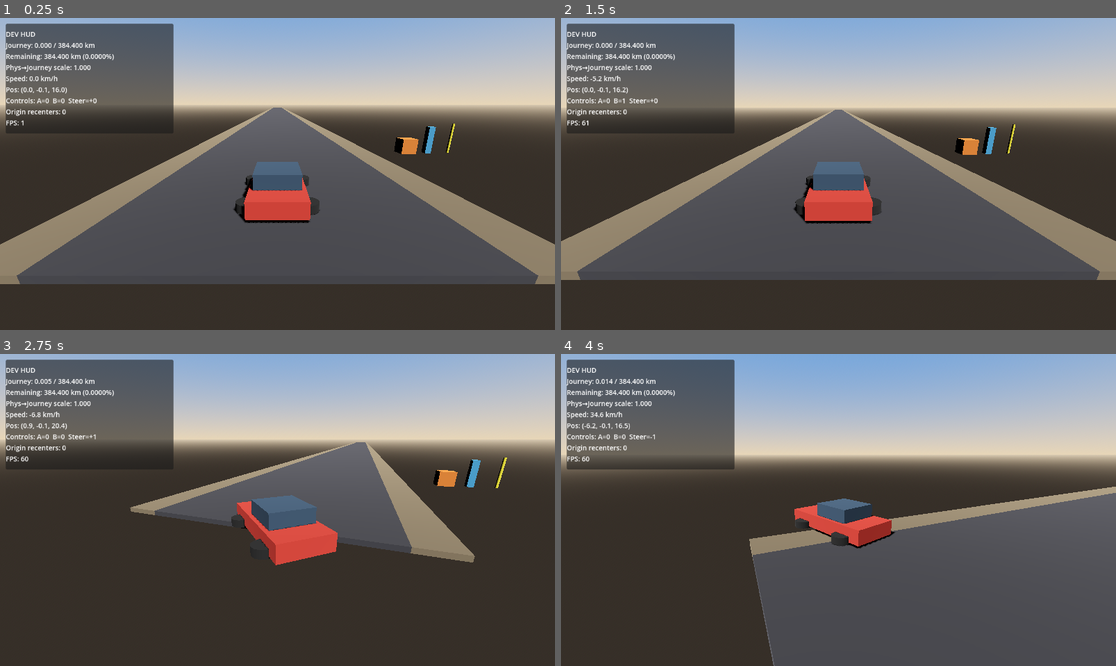
Above: before the commit, frames 1-4 (two rows, left to right).
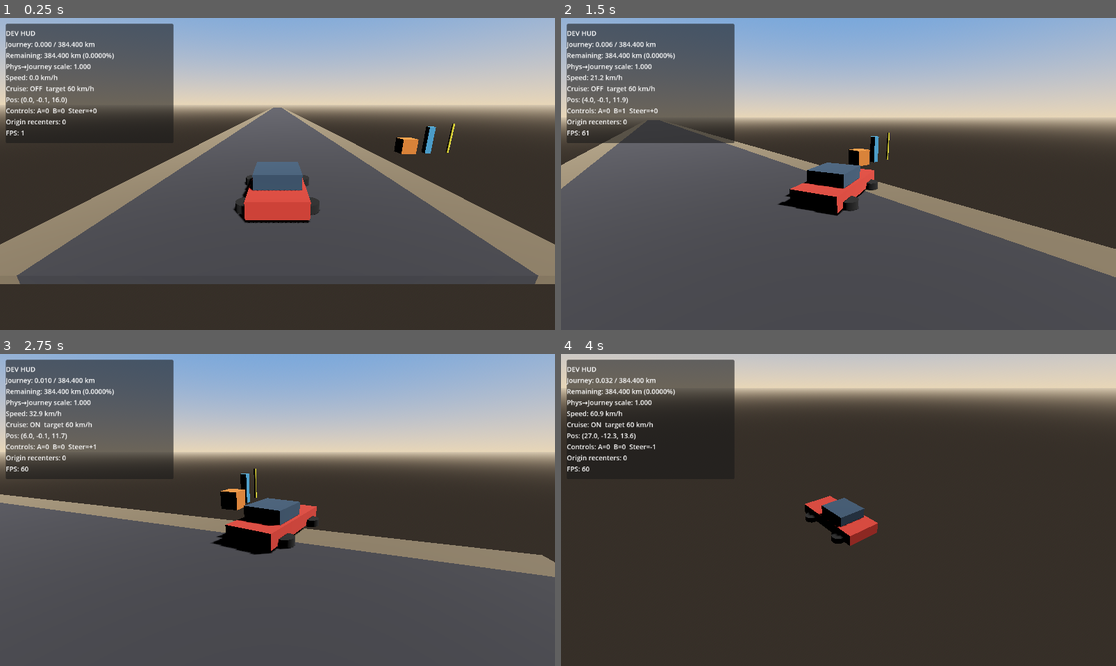
Above: after the commit, the same moments.

Repository: jacquesmoraes/moon-road
Game: Godot game, scene res://scenes/test/DrivingSandbox.tscn
Same seed, same stepped clock (60 frames per second), same inputs: the game is played once before the commit and once after it.
Inputs:
- Up to frame 1 (0.25 s): no input
- Up to frame 2 (1.5 s): hold D (vehicle_right) 0.53-1.28 s; tap C (vehicle_cruise_toggle, bound only after the commit) at 0.6, 1.35 s; hold S (vehicle_brake) from 1.28 s (still down)
- Up to frame 3 (2.75 s): release S (vehicle_brake) at 2.03 s; hold D (vehicle_right) from 2.03 s (still down); tap C (vehicle_cruise_toggle, bound only after the commit) at 2.1 s
- Up to frame 4 (4 s): release D (vehicle_right) at 2.78 s; hold W (vehicle_accelerate) 2.78-3.53 s; tap C (vehicle_cruise_toggle, bound only after the commit) at 2.85, 3.6 s; hold A (vehicle_left) from 3.53 s (still down)

The runs differ from the first frame. In frame 1, 1.3% of the frame differs, in the area x 1-21%, y 4-39%; in frame 2, 43%; in frame 3, 61%; in frame 4, 70%, in the area x 0-100%, y 0-100%.

Commit message:
feat: add vehicle cruise control
Co-authored-by: jacquesbarrosmoraes <jacquesbarrosmoraes@gmail.com>

Diff:
--- a/project.godot
+++ b/project.godot
@@ -46,6 +46,11 @@
 , Object(InputEventKey,"resource_local_to_scene":false,"resource_name":"","device":-1,"window_id":0,"alt_pressed":false …(186 unchanged characters)…
 ]
 }
+vehicle_cruise_toggle={
+"deadzone": 0.2,
+"events": [Object(InputEventKey,"resource_local_to_scene":false,"resource_name":"","device":-1,"window_id":0,"alt_pressed":false,"shift_pressed":false,"ctrl_pressed":false,"meta_pressed":false,"pressed":false,"keycode":0,"physical_keycode":67,"key_label":0,"unicode":99,"location":0,"echo":false,"script":null)
+]
+}
 
 [rendering]
 
--- a/scenes/ui/DrivingDebugHUD.tscn
+++ b/scenes/ui/DrivingDebugHUD.tscn
@@ -13,7 +13,7 @@
 offset_left = 12.0
 offset_top = 12.0
 offset_right = 360.0
-offset_bottom = 240.0
+offset_bottom = 260.0
 theme_override_constants/margin_left = 0
 theme_override_constants/margin_top = 0
 
--- a/scripts/test/drive_smoke.gd
+++ b/scripts/test/drive_smoke.gd
@@ -1,12 +1,16 @@
 extends SceneTree
-## Headless smoke: road recycling + repeated world origin recentering; journey keeps rising.
+## Headless smoke: cruise-control hold + road recycle/recenter; journey keeps rising.
 
 const PHASE_ACCEL := 0
-const PHASE_CRUISE := 1
-const PHASE_DONE := 2
-
-## Long enough to cross several recenter zones at ~24 m/s with recenter_distance=500.
-const CRUISE_DURATION_SEC := 90.0
+const PHASE_ENGAGE_CRUISE := 1
+const PHASE_HOLD_SETTLE := 2
+const PHASE_HOLD_SAMPLE := 3
+const PHASE_LONG_DRIVE := 4
+const PHASE_DONE := 5
+
+const HOLD_SETTLE_SEC := 4.0
+const HOLD_SAMPLE_SEC := 6.0
+const LONG_DRIVE_TOTAL_SEC := 90.0
 
 var _phase: int = PHASE_ACCEL
 var _phase_time: float = 0.0
@@ -26,6 +30,11 @@
 var _initial_pool_count: int = 0
 var _max_pool_count: int = 0
 var _journey_mid: float = -1.0
+var _cruise_speed_sum: float = 0.0
+var _cruise_speed_count: int = 0
+var _cruise_speed_min: float = 9999.0
+var _cruise_speed_max: float = -9999.0
+var _cruise_target_ms: float = 0.0
 
 
 func _initialize() -> void:
@@ -76,6 +85,9 @@
 		quit(1)
 		return
 	_journey.call("reset_journey")
+
+	if _vehicle.has_method("get_cruise_target_speed_ms"):
+		_cruise_target_ms = float(_vehicle.call("get_cruise_target_speed_ms"))
 
 	_set_phase(PHASE_ACCEL)
 	physics_frame.connect(_on_physics_frame)
@@ -86,12 +98,20 @@
 	Input.action_release("vehicle_brake")
 	Input.action_release("vehicle_left")
 	Input.action_release("vehicle_right")
+	Input.action_release("vehicle_cruise_toggle")
 	_phase = phase
 	_phase_time = 0.0
 
 	match phase:
-		PHASE_ACCEL, PHASE_CRUISE:
+		PHASE_ACCEL:
 			Input.action_press("vehicle_accelerate")
+		PHASE_ENGAGE_CRUISE:
+			# Use API only — pressing the toggle action would flip cruise back off via just_pressed.
+			if _vehicle.has_method("set_cruise_control_active"):
+				_vehicle.call("set_cruise_control_active", true)
+		PHASE_HOLD_SETTLE, PHASE_HOLD_SAMPLE, PHASE_LONG_DRIVE:
+			if _vehicle.has_method("set_cruise_control_active"):
+				_vehicle.call("set_cruise_control_active", true)
 		PHASE_DONE:
 			_finish()
 
@@ -123,8 +143,14 @@
 	var pool_now := int(_road_manager.call("get_pool_node_count"))
 	_max_pool_count = maxi(_max_pool_count, pool_now)
 
-	if _elapsed >= CRUISE_DURATION_SEC * 0.5 and _journey_mid < 0.0:
+	if _elapsed >= LONG_DRIVE_TOTAL_SEC * 0.5 and _journey_mid < 0.0:
 		_journey_mid = float(_journey.call("get_current_distance_km"))
+
+	if _phase == PHASE_HOLD_SAMPLE:
+		_cruise_speed_sum += speed
+		_cruise_speed_count += 1
+		_cruise_speed_min = minf(_cruise_speed_min, speed)
+		_cruise_speed_max = maxf(_cruise_speed_max, speed)
 
 	if not pos.is_finite() or not _vehicle.velocity.is_finite() or not is_finite(speed):
 		push_error("drive_smoke: unstable at t=%.2f pos=%s" % [_elapsed, pos])
@@ -144,9 +170,18 @@
 	match _phase:
 		PHASE_ACCEL:
 			if _phase_time >= 3.0:
-				_set_phase(PHASE_CRUISE)
-		PHASE_CRUISE:
-			if _elapsed >= CRUISE_DURATION_SEC:
+				_set_phase(PHASE_ENGAGE_CRUISE)
+		PHASE_ENGAGE_CRUISE:
+			if _phase_time >= 0.1:
+				_set_phase(PHASE_HOLD_SETTLE)
+		PHASE_HOLD_SETTLE:
+			if _phase_time >= HOLD_SETTLE_SEC:
+				_set_phase(PHASE_HOLD_SAMPLE)
+		PHASE_HOLD_SAMPLE:
+			if _phase_time >= HOLD_SAMPLE_SEC:
+				_set_phase(PHASE_LONG_DRIVE)
+		PHASE_LONG_DRIVE:
+			if _elapsed >= LONG_DRIVE_TOTAL_SEC:
 				_set_phase(PHASE_DONE)
 
 
@@ -155,6 +190,7 @@
 		physics_frame.disconnect(_on_physics_frame)
 
 	Input.action_release("vehicle_accelerate")
+	Input.action_release("vehicle_cruise_toggle")
 
 	var origin := _vehicle.global_position
 	var pool_final := int(_road_manager.call("get_pool_node_count"))
@@ -164,6 +200,33 @@
 	var planar := Vector3(origin.x, 0.0, origin.z).length()
 	var recenter_distance := float(_recenter.get("recenter_distance"))
 
+	if not bool(_vehicle.call("is_cruise_control_active")):
+		push_error("drive_smoke: cruise control inactive at end of hold/drive")
+		quit(1)
+		return
+
+	if _cruise_speed_count < 60:
+		push_error("drive_smoke: not enough cruise samples (%d)" % _cruise_speed_count)
+		quit(1)
+		return
+
+	var mean_speed := _cruise_speed_sum / float(_cruise_speed_count)
+	var speed_span := _cruise_speed_max - _cruise_speed_min
+	if absf(mean_speed - _cruise_target_ms) > 1.0:
+		push_error(
+			"drive_smoke: cruise mean speed off target (mean=%.2f target=%.2f)"
+			% [mean_speed, _cruise_target_ms]
+		)
+		quit(1)
+		return
+	if speed_span > 2.0:
+		push_error(
+			"drive_smoke: cruise oscillation too high (span=%.2f min=%.2f max=%.2f)"
+			% [speed_span, _cruise_speed_min, _cruise_speed_max]
+		)
+		quit(1)
+		return
+
 	if origin.y < -2.0:
 		push_error("drive_smoke: fell off road pos=%s" % origin)
 		quit(1)
@@ -185,35 +248,27 @@
 		return
 
 	if recenters < 3:
-		push_error("drive_smoke: expected multiple origin recenters, got %d (max_planar=%.1f)" % [recenters, _max_planar])
+		push_error("drive_smoke: expected multiple origin recenters, got %d" % recenters)
 		quit(1)
 		return
 
 	if planar >= recenter_distance:
-		push_error("drive_smoke: vehicle still beyond recenter distance (planar=%.1f threshold=%.1f)" % [planar, recenter_distance])
+		push_error("drive_smoke: vehicle still beyond recenter distance")
 		quit(1)
 		return
 
 	if pool_final != _initial_pool_count or _max_pool_count != _initial_pool_count:
-		push_error(
-			"drive_smoke: segment pool grew (initial=%d max=%d final=%d)"
-			% [_initial_pool_count, _max_pool_count, pool_final]
-		)
+		push_error("drive_smoke: segment pool grew")
 		quit(1)
 		return
 
 	if _journey_mid < 0.0 or journey_km <= _journey_mid:
-		push_error("drive_smoke: journey did not keep increasing (mid=%.4f final=%.4f)" % [_journey_mid, journey_km])
-		quit(1)
-		return
-
-	if journey_km < 0.5:
-		push_error("drive_smoke: journey too low after long drive (%.4f)" % journey_km)
+		push_error("drive_smoke: journey did not keep increasing")
 		quit(1)
 		return
 
 	print(
-		"drive_smoke: OK elapsed=%.1fs pos=%s recenters=%d recycles=%d pool=%d journey_mid=%.3f journey=%.3f max_planar=%.1f"
-		% [_elapsed, origin, recenters, recycles, pool_final, _journey_mid, journey_km, _max_planar]
+		"drive_smoke: OK elapsed=%.1fs cruise_mean=%.2f target=%.2f span=%.2f recenters=%d recycles=%d journey=%.3f"
+		% [_elapsed, mean_speed, _cruise_target_ms, speed_span, recenters, recycles, journey_km]
 	)
 	quit(0)
--- a/scripts/ui/driving_debug_hud.gd
+++ b/scripts/ui/driving_debug_hud.gd
@@ -52,6 +52,7 @@
 		"Remaining: %s km (%.4f%%)" % [_format_journey_km(remaining_km), progress * 100.0],
 		"Phys→Journey scale: %.3f" % scale,
 		"Speed: %.1f km/h" % speed_kmh,
+		"Cruise: %s" % _format_cruise_state(),
 		"Pos: (%.1f, %.1f, %.1f)" % [pos.x, pos.y, pos.z],
 		"Controls: A=%.0f  B=%.0f  Steer=%+.0f" % [accel, brake, steer],
 	]
@@ -64,6 +65,20 @@
 		lines.append("FPS: %d" % Engine.get_frames_per_second())
 
 	_label.text = "\n".join(lines)
+
+
+func _format_cruise_state() -> String:
+	if _vehicle == null:
+		return "n/a"
+	var active := false
+	var target_kmh := 0.0
+	if _vehicle.has_method("is_cruise_control_active"):
+		active = bool(_vehicle.call("is_cruise_control_active"))
+	if _vehicle.has_method("get_cruise_target_speed_kmh"):
+		target_kmh = float(_vehicle.call("get_cruise_target_speed_kmh"))
+	if active:
+		return "ON  target %.0f km/h" % target_kmh
+	return "OFF  target %.0f km/h" % target_kmh
 
 
 func _format_journey_km(km: float) -> String:
--- a/scripts/vehicles/player_vehicle.gd
+++ b/scripts/vehicles/player_vehicle.gd
@@ -7,8 +7,16 @@
 @export var steering_strength: float = 2.4
 @export var drag: float = 5.0
 
+## Target hold speed for cruise control (km/h). Clamped to max_speed in m/s.
+@export var cruise_target_speed_kmh: float = 60.0
+## Speed error (m/s) inside which cruise holds without correcting.
+@export var cruise_speed_deadzone: float = 0.25
+## How aggressively cruise maps speed error → throttle/brake (higher = snappier).
+@export var cruise_control_gain: float = 0.85
+
 ## Signed forward speed along local -Z (positive = forward).
 var _speed: float = 0.0
+var _cruise_active: bool = false
 
 const GRAVITY: float = 24.0
 const REVERSE_SPEED_FACTOR: float = 0.4
@@ -17,6 +25,9 @@
 
 
 func _physics_process(delta: float) -> void:
+	if Input.is_action_just_pressed("vehicle_cruise_toggle"):
+		_toggle_cruise_control()
+
 	var accel_input := Input.get_action_strength("vehicle_accelerate")
 	var brake_input := Input.get_action_strength("vehicle_brake")
 	var steer_input := Input.get_axis("vehicle_left", "vehicle_right")
@@ -45,18 +56,41 @@
 		push_error("PlayerVehicle became unstable; resetting motion.")
 		_speed = 0.0
 		velocity = Vector3.ZERO
+		_cruise_active = false
+
+
+func _toggle_cruise_control() -> void:
+	if _cruise_active:
+		_cruise_active = false
+		return
+	# Cruise only engages for forward travel toward a positive target.
+	if get_cruise_target_speed_ms() <= 0.05:
+		return
+	_cruise_active = true
 
 
 func _apply_longitudinal(accel_input: float, brake_input: float, delta: float) -> void:
-	if accel_input > 0.0:
-		_speed += acceleration * accel_input * delta
-	elif brake_input > 0.0:
+	# Manual brake always cancels cruise, then applies normal braking/reverse.
+	if brake_input > 0.0:
+		if _cruise_active:
+			_cruise_active = false
 		if _speed > 0.15:
 			_speed -= braking * brake_input * delta
 			if _speed < 0.0:
 				_speed = 0.0
 		else:
 			_speed -= acceleration * REVERSE_SPEED_FACTOR * brake_input * delta
+		_clamp_speed()
+		return
+
+	# Cruise holds target when the player is not manually accelerating.
+	if _cruise_active and accel_input <= 0.0:
+		_apply_cruise_hold(delta)
+		_clamp_speed()
+		return
+
+	if accel_input > 0.0:
+		_speed += acceleration * accel_input * delta
 	else:
 		var drag_step := drag * delta
 		if absf(_speed) <= drag_step:
@@ -64,6 +98,29 @@
 		else:
 			_speed -= signf(_speed) * drag_step
 
+	_clamp_speed()
+
+
+func _apply_cruise_hold(delta: float) -> void:
+	var target_ms := get_cruise_target_speed_ms()
+	var error := target_ms - _speed
+
+	# Inside deadzone: hold speed (skip drag so we don't oscillate around the set point).
+	if absf(error) <= cruise_speed_deadzone:
+		return
+
+	if error > 0.0:
+		var throttle := clampf(error * cruise_control_gain, 0.0, 1.0)
+		_speed += acceleration * throttle * delta
+	else:
+		# Smooth settle down to target (still gentler than full manual braking).
+		var brake_str := clampf(-error * cruise_control_gain, 0.15, 1.0)
+		_speed -= braking * 0.65 * brake_str * delta
+		if _speed < 0.0:
+			_speed = 0.0
+
+
+func _clamp_speed() -> void:
 	var min_speed := -max_speed * REVERSE_SPEED_FACTOR
 	_speed = clampf(_speed, min_speed, max_speed)
 
@@ -85,3 +142,25 @@
 ## Speed in km/h (signed: negative while reversing). Assumes 1 world unit = 1 meter.
 func get_speed_kmh() -> float:
 	return _speed * MS_TO_KMH
+
+
+func is_cruise_control_active() -> bool:
+	return _cruise_active
+
+
+func get_cruise_target_speed_kmh() -> float:
+	return cruise_target_speed_kmh
+
+
+func get_cruise_target_speed_ms() -> float:
+	return clampf(cruise_target_speed_kmh / MS_TO_KMH, 0.0, max_speed)
+
+
+func set_cruise_control_active(active: bool) -> void:
+	if active:
+		if get_cruise_target_speed_ms() <= 0.05:
+			_cruise_active = false
+			return
+		_cruise_active = true
+	else:
+		_cruise_active = false
Not shown, changed: README.md
